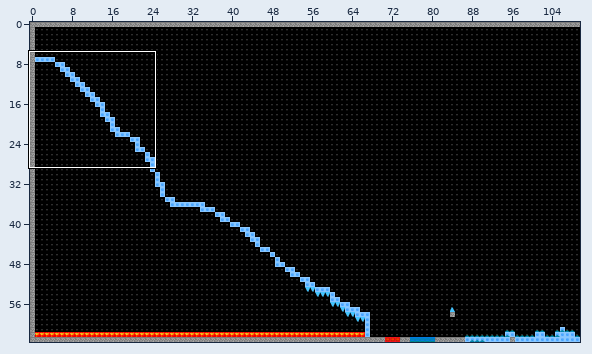
Tiled map: assets/maps/Map_05.tmx. Above: a wide view before the commit, with the close-up outlined.
Close-up. The starting point:
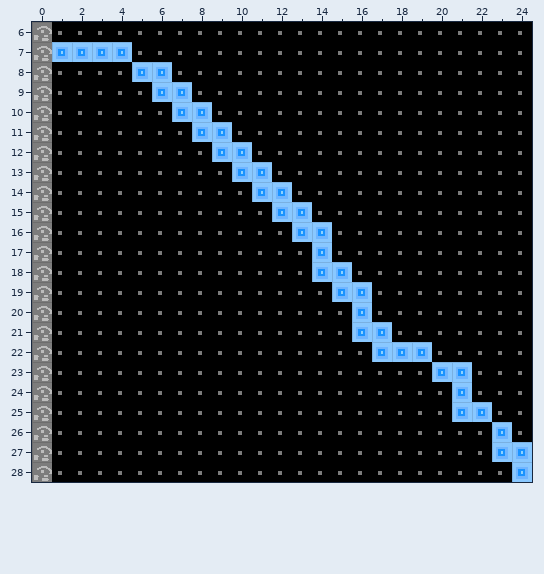
Cells are 20x20 px. Shown: x 0..24, y 6..28. The commit also changed other parts of the map, which this record leaves out.
Now the later version:
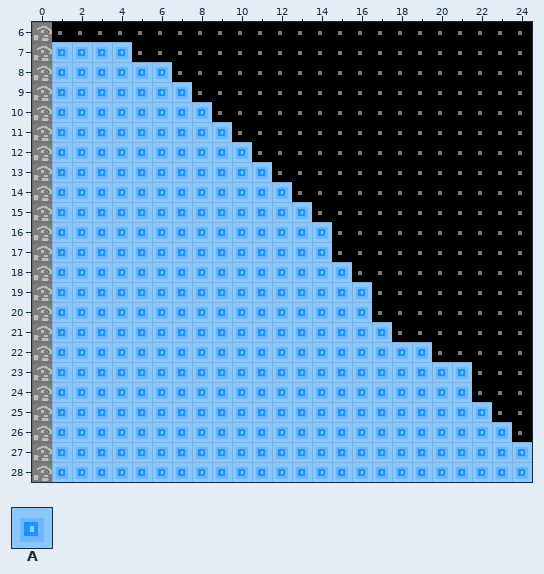
Key: from "Cage": A 52.
_ is an empty cell.
Diff:
Layer "collidable":
y 8: x 1..4 ____ -> AAAA
y 9: x 1..5 _____ -> AAAAA
y 10: x 1..6 ______ -> AAAAAA
y 11: x 1..7 _______ -> AAAAAAA
y 12: x 1..8 ________ -> AAAAAAAA
y 13: x 1..9 _________ -> AAAAAAAAA
y 14: x 1..10 __________ -> AAAAAAAAAA
y 15: x 1..11 ___________ -> AAAAAAAAAAA
y 16: x 1..12 ____________ -> AAAAAAAAAAAA
y 17..18: x 1..13 _____________ -> AAAAAAAAAAAAA
y 19: x 1..14 ______________ -> AAAAAAAAAAAAAA
y 20..21: x 1..15 _______________ -> AAAAAAAAAAAAAAA
y 22: x 1..16 ________________ -> AAAAAAAAAAAAAAAA
y 23: x 1..19 ___________________ -> AAAAAAAAAAAAAAAAAAA
y 24..25: x 1..20 ____________________ -> AAAAAAAAAAAAAAAAAAAA
y 26..27: x 1..22 ______________________ -> AAAAAAAAAAAAAAAAAAAAAA
y 28: x 1..23 _______________________ -> AAAAAAAAAAAAAAAAAAAAAAA
Boxes around the changes in both close-ups, in picture pixels (x1, y1, x2, y2):
added: (52, 62, 512, 482)
